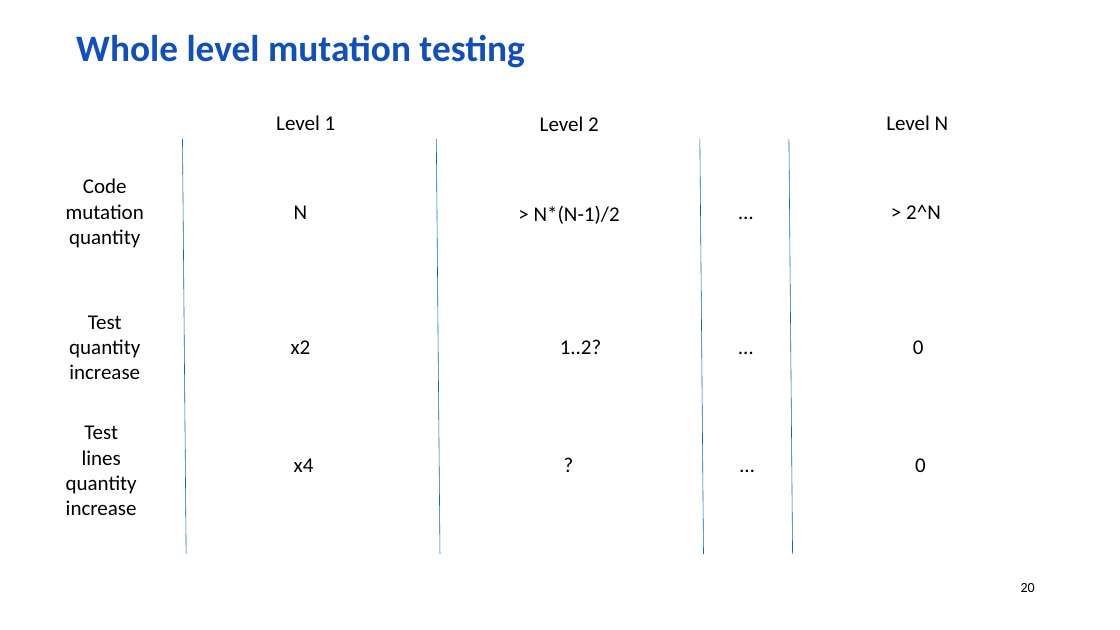
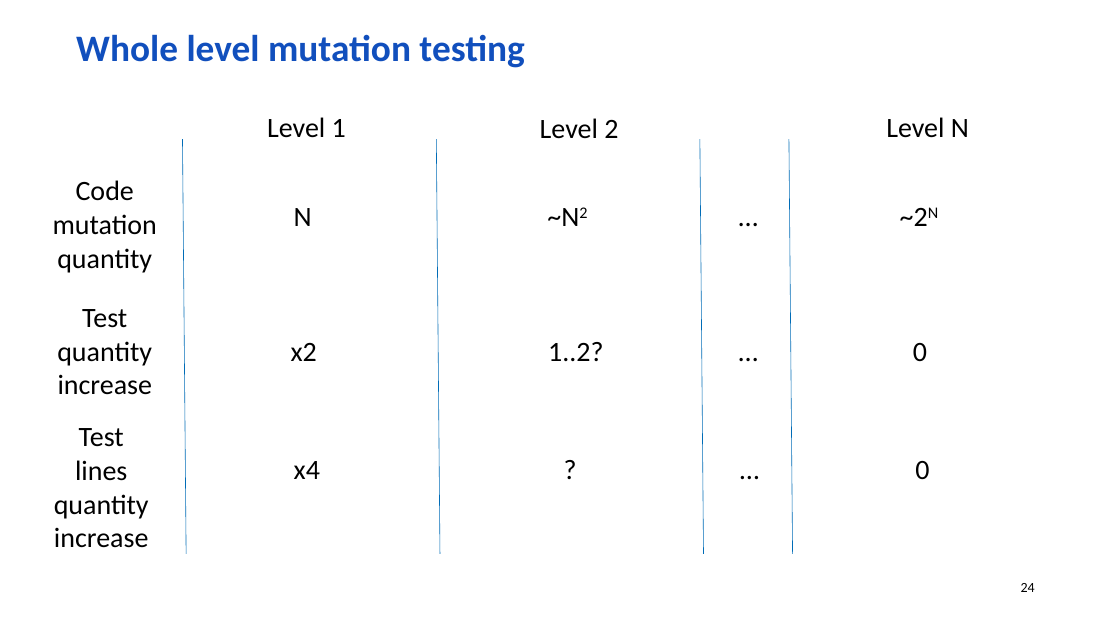
Before and after one commit to wolf-off/Stryker-demo, a slide deck: slide 24 of Mutation.pptx (slide 20 before the commit). Drawn at 1120x630 pixels with LibreOffice and Linux fonts; fonts in the diff are those of the drawing; background and template pictures are left out. Boxes give left, top, right and bottom in pixels: in the first picture for what was removed or moved away, otherwise in the second. Text is boxed around its words. In the diff, an @@ line names an element or a change of style, - is before the commit and + after.

```diff
--- a/Mutation.pptx
+++ b/Mutation.pptx
@@ text "Level 1": place and size @@
-text "Level 1" at [276,115,336,130]
+text "Level 1" at [267,117,346,138]
@@ text "Code": place and size @@
-text "Code" at [66,178,144,248]
+text "Code" at [53,180,157,273]
@@ text at [534,206,620,224]: text changed; size 18 to 24 pt @@
-> N*(N-1)/2
+~N2
@@ size 18 to 24 pt in 16 elements at [913,343,927,361], [915,461,929,479], [294,208,312,226], [291,343,317,361], [294,461,320,479], [267,117,346,138], [548,342,603,361], [57,309,153,395], [540,118,618,139], [886,117,969,138], [53,180,157,273], [54,428,149,548], [555,448,586,490], [731,329,768,371], [732,448,769,490], [731,194,768,236] @@
@@ text at [906,205,941,219]: text changed; size 18 to 24 pt @@
-> 2^N
+~2N
@@ text "Test quantity": place and size @@
-text "Test quantity" at [69,315,140,379]
+text "Test quantity" at [57,309,153,395]
@@ text "1..2?": place and size @@
-text "1..2?" at [560,339,602,354]
+text "1..2?" at [548,342,603,361]
@@ text "Test lines": place and size @@
-text "Test lines" at [66,425,137,515]
+text "Test lines" at [54,428,149,548]
@@ page number at [1021,583,1035,592]: text changed @@
-20
+24
```
Also in this commit, not shown: 10 other slides changed, 5 slides added, 1 other file.
